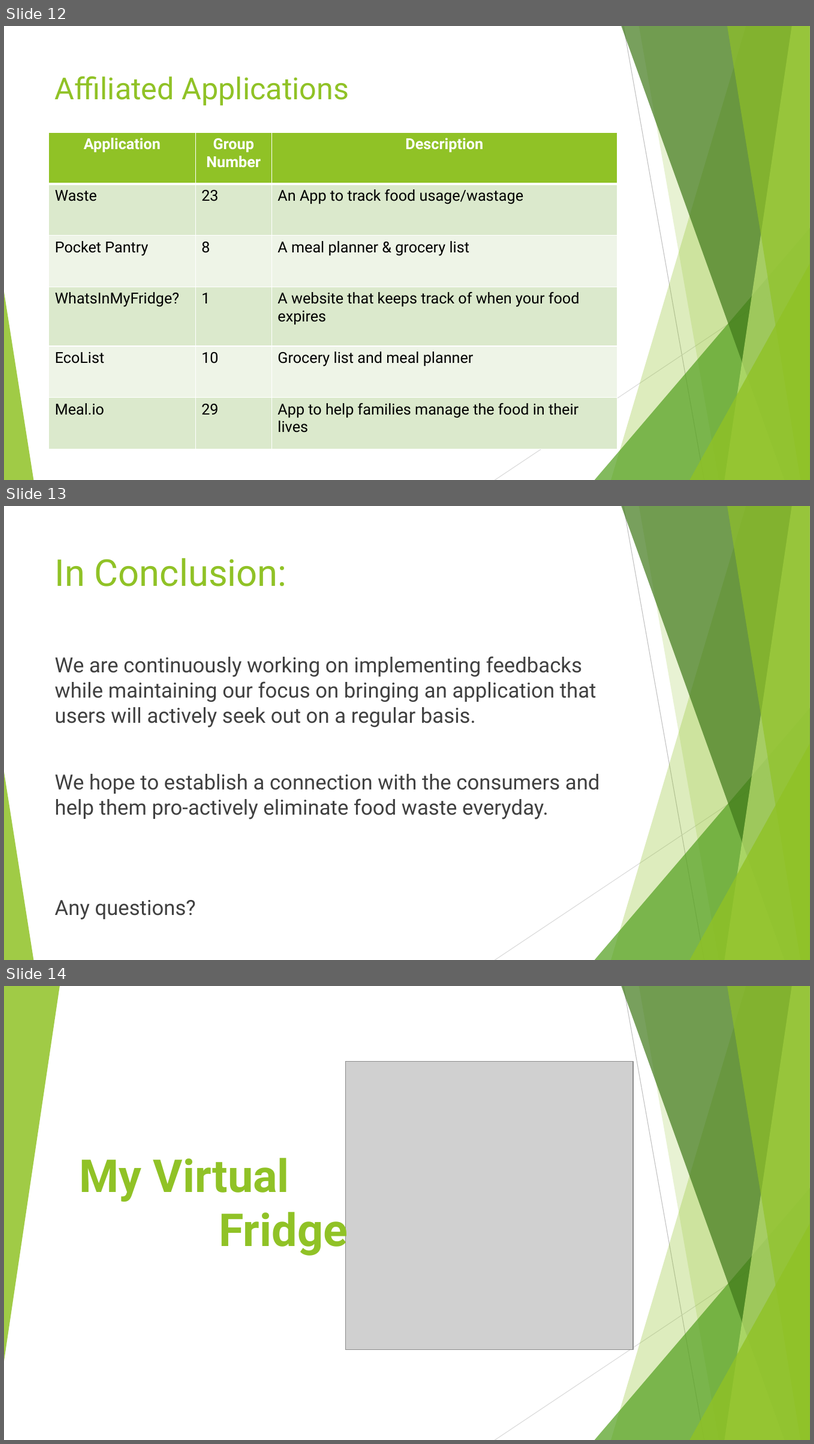
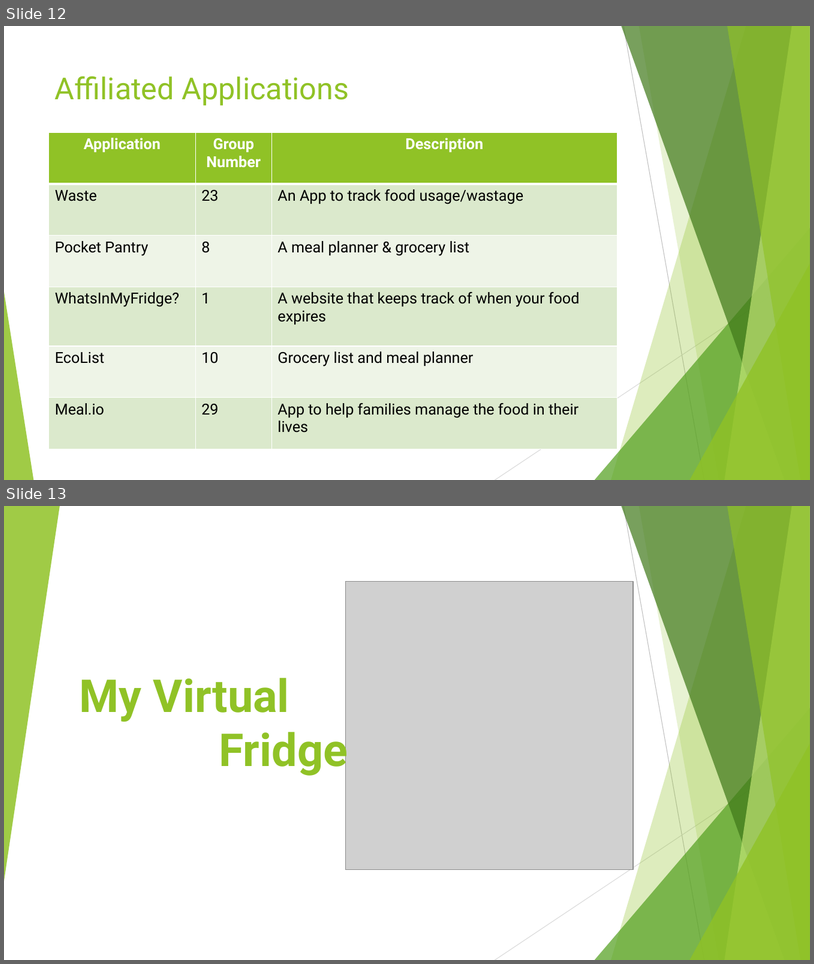
Before and after one commit to AustinBCIT/MVF, a slide deck: Monday May 8th Presentation.pptx. Shown one above the other, each under a label of ours: slides 12, 13 and 14 before the commit, slides 12 and 13 after it. The pictures are 814x1444 and 814x964 pixels, drawn with LibreOffice and Linux fonts; fonts in the diff are those of the drawing; grey boxes stand for pictures. Boxes give left, top, right and bottom in pixels: in the first picture for what was removed or moved away, otherwise in the second. Text is boxed around its words. In the diff, an @@ line names an element or a change of style, - is before the commit and + after.

```diff
--- a/Monday May 8th Presentation.pptx
+++ b/Monday May 8th Presentation.pptx
@@ slide 13 removed at (x1=4, y1=506, x2=810, y2=960), background #FFFFFF; not listed: 10 template elements that a slide beside it also shows @@
@@ title removed at (x1=55, y1=558, x2=287, y2=586) @@
-In Conclusion:
@@ text removed at (x1=55, y1=656, x2=600, y2=819) @@
-We are continuously working on implementing feedbacks while maintaining our focus on bringing an application that users will actively seek out on a regular basis.
-We hope to establish a connection with the consumers and help them pro-actively eliminate food waste everyday.
-Any questions?
@@ what was slide 14 is now slide 13 @@
```
Also in this commit, not shown: 1 slide changed, 1 slide added, 1 other slide removed, 1 other file.
